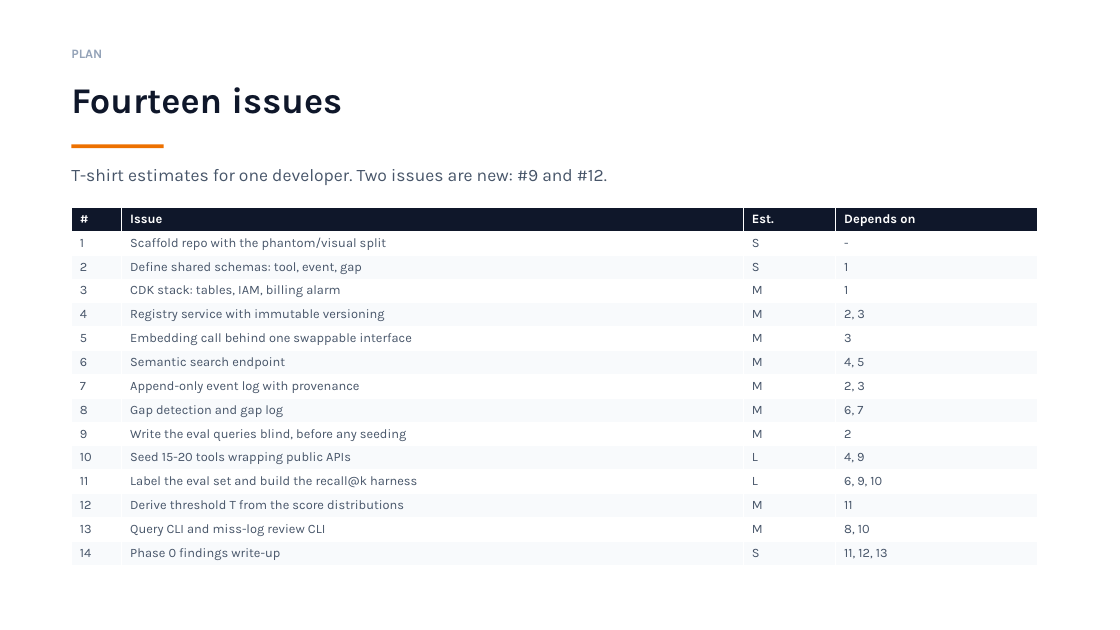
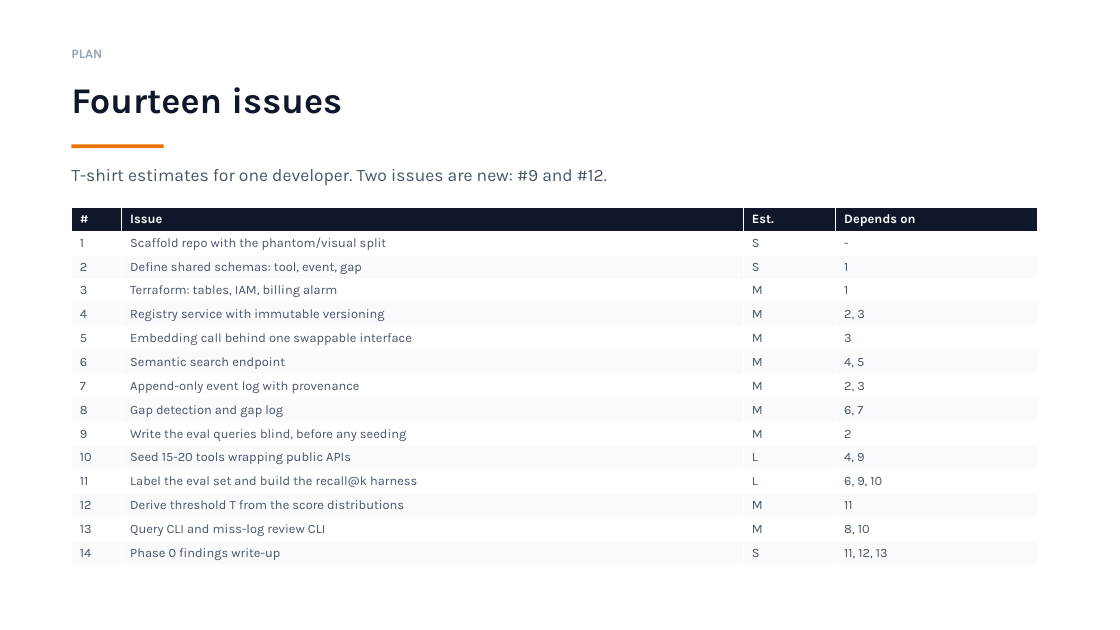
Before and after one commit to Endlessandothers/Endlessproject, a slide deck: slide 27 of docs/plans/endless-phase-0-v3.pptx. Drawn at 1120x630 pixels with LibreOffice and Linux fonts; fonts in the diff are those of the drawing. Boxes give left, top, right and bottom in pixels: in the first picture for what was removed or moved away, otherwise in the second. Text is boxed around its words. In the diff, an @@ line names an element or a change of style, - is before the commit and + after.

```diff
--- a/docs/plans/endless-phase-0-v3.pptx
+++ b/docs/plans/endless-phase-0-v3.pptx
@@ table at bbox=[71, 208, 1038, 574] @@
-row 4, column 2: CDK stack: tables, IAM, billing alarm
+row 4, column 2: Terraform: tables, IAM, billing alarm
```
Also in this commit, not shown: 9 other slides changed, 6 slides added.
